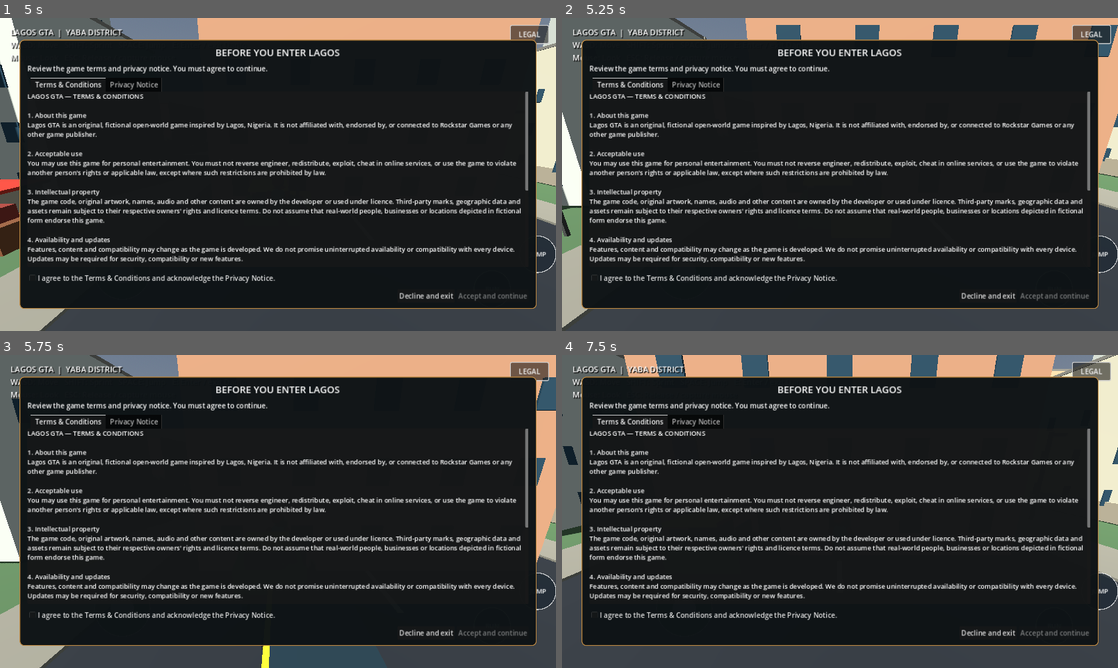
Above: before the commit, frames 1-4 (two rows, left to right).
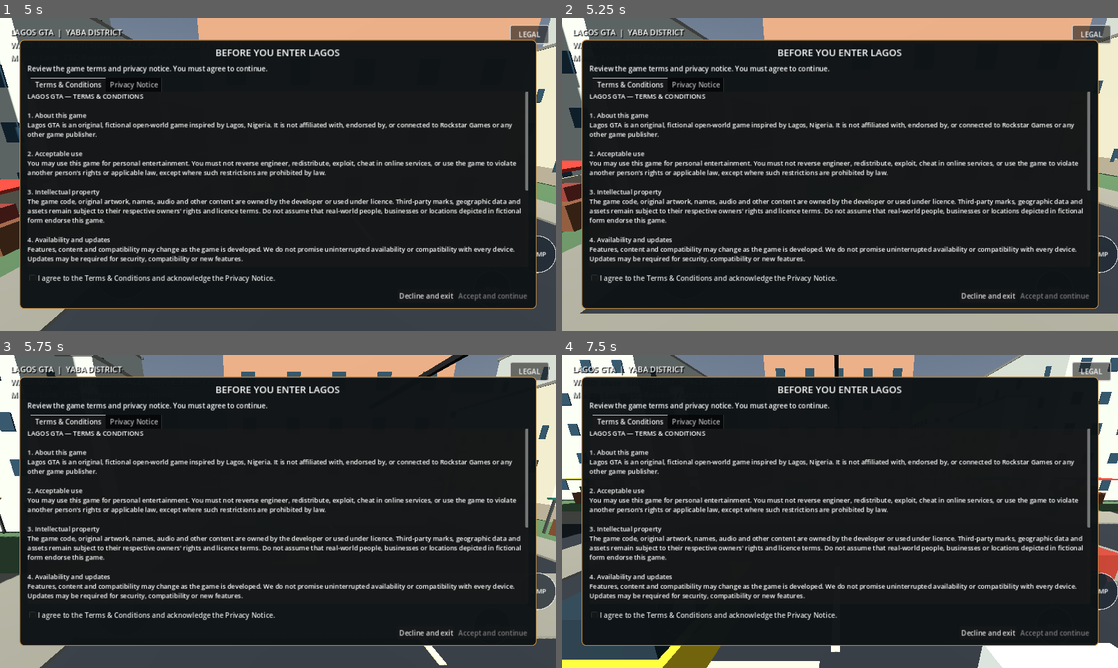
Above: after the commit, the same moments.

Repository: johnAyodele1/lagos-gta
Game: Godot game, scene res://scenes/main.tscn
The game is run twice, just before and just after one commit, with the same random seed, the same clock (stepped at 60 frames per second) and the same inputs.
Inputs (mouse positions are in pixels of both pictures, inside the frame that each line leads up to):
- Up to frame 1 (5 s): click "LEGAL" at 0.5 s; tap Enter at 1.25 s; move the mouse to (272, 180) at 1.27 s; hold Shift 1.28-2.03 s; hold W 1.28-3.53 s; tap Space at 1.52, 2.27, 3.77, 4.52 s; move the mouse to (316, 177) at 2.02 s; tap E at 2.1, 3.6 s; move the mouse to (233, 171) at 2.77 s; hold Shift 2.78-3.53 s; move the mouse to (283, 174) at 3.52 s; hold A 3.53-4.28 s; move the mouse to (255, 168) at 4.27 s; hold W from 4.28 s (still down); hold Shift from 4.28 s (still down)
- Up to frame 2 (5.25 s): keep holding W; move the mouse to (867, 174) at 5.02 s; release Shift at 5.03 s; tap E at 5.1 s
- Up to frame 3 (5.75 s): keep holding W; tap Space at 5.27 s
- Up to frame 4 (7.5 s): move the mouse to (812, 511) at 5.77 s; hold Shift 5.78-6.53 s; move the mouse to (851, 505) at 6.52 s; release W at 6.53 s; hold D 6.53-7.28 s; tap E at 6.6 s; tap Space at 6.77 s; move the mouse to (834, 517) at 7.27 s; hold W from 7.28 s (still down); hold Shift from 7.28 s (still down)

Frame 1 is identical in both runs. In frame 2, 9.9% of the frame differs, in the area x 0-100%, y 0-100%; in frame 3, 8.1%; in frame 4, 13%.

Commit message:
feat: add low-cost collision proxies to ambient traffic

Diff:
--- a/scripts/traffic_manager.gd
+++ b/scripts/traffic_manager.gd
@@ -10,6 +10,9 @@
 const LANE_OFFSET := 3.1
 const VEHICLE_COUNT_PER_LANE := 2
 const VEHICLE_SPACING := LOOP_LENGTH / float(VEHICLE_COUNT_PER_LANE)
+const WORLD_COLLISION_LAYER: int = 1
+const VEHICLE_COLLISION_LAYER: int = 2
+const PLAYER_COLLISION_LAYER: int = 4
 
 const BODY_COLORS: Array[Color] = [
 	Color(0.88, 0.72, 0.10),
@@ -27,6 +30,7 @@
 var _body_batch: MultiMeshInstance3D
 var _cabin_batch: MultiMeshInstance3D
 var _wheel_batch: MultiMeshInstance3D
+var _collision_bodies: Array[AnimatableBody3D] = []
 
 static func advance_distance(distance: float, speed: float, delta: float, loop_length: float = LOOP_LENGTH) -> float:
 	if loop_length <= 0.0:
@@ -39,6 +43,7 @@
 	_spawn_lane(Vector3.FORWARD, LANE_OFFSET)
 	_spawn_lane(Vector3.RIGHT, -LANE_OFFSET)
 	_spawn_lane(Vector3.LEFT, LANE_OFFSET)
+	_create_collision_proxies()
 	_update_render_batches()
 
 func _process(delta: float) -> void:
@@ -49,6 +54,24 @@
 			delta
 		)
 	_update_render_batches()
+
+func _create_collision_proxies() -> void:
+	# Keep the render path batched, but give each moving vehicle a cheap collider.
+	# AnimatableBody3D syncs these transforms with the physics server.
+	for index in range(_traffic.size()):
+		var body := AnimatableBody3D.new()
+		body.name = "TrafficCollision_%02d" % index
+		body.collision_layer = VEHICLE_COLLISION_LAYER
+		body.collision_mask = WORLD_COLLISION_LAYER | PLAYER_COLLISION_LAYER
+		body.sync_to_physics = true
+		var collision := CollisionShape3D.new()
+		var shape := BoxShape3D.new()
+		shape.size = Vector3(1.95, 1.8, 3.85)
+		collision.shape = shape
+		collision.position.y = 1.0
+		body.add_child(collision)
+		add_child(body)
+		_collision_bodies.append(body)
 
 func _create_render_batches() -> void:
 	_body_batch = _create_batch(Vector3(1.85, 0.85, 3.7), _material())
@@ -100,6 +123,8 @@
 			position = Vector3(lane_offset, 0.0, -ROAD_HALF_LENGTH + distance if direction.z > 0.0 else ROAD_HALF_LENGTH - distance)
 		var vehicle_basis := Basis.looking_at(direction, Vector3.UP)
 		var vehicle_transform := Transform3D(vehicle_basis, position)
+		if index < _collision_bodies.size():
+			_collision_bodies[index].global_transform = global_transform * vehicle_transform
 		var tint: Color = BODY_COLORS[index % BODY_COLORS.size()]
 		_body_batch.multimesh.set_instance_transform(index, vehicle_transform * Transform3D(Basis(), Vector3(0.0, 0.82, 0.0)))
 		_body_batch.multimesh.set_instance_color(index, tint)
@@ -123,6 +148,9 @@
 func get_traffic_count() -> int:
 	return _traffic.size()
 
+func get_traffic_collision_count() -> int:
+	return _collision_bodies.size()
+
 func get_traffic_distance(index: int) -> float:
 	if index < 0 or index >= _traffic.size():
 		return -1.0
